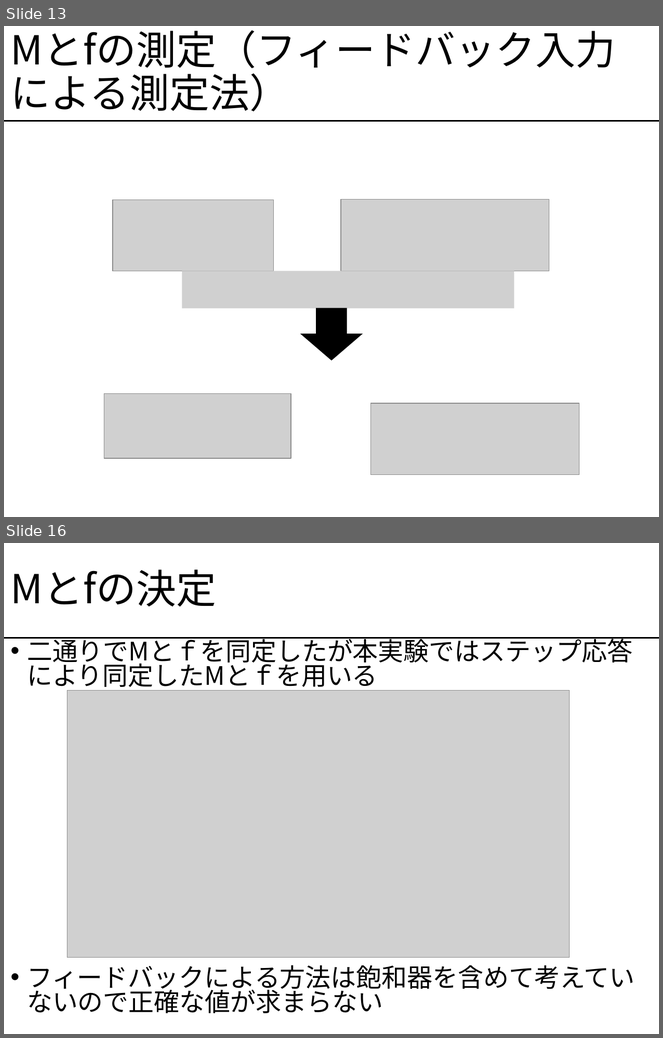
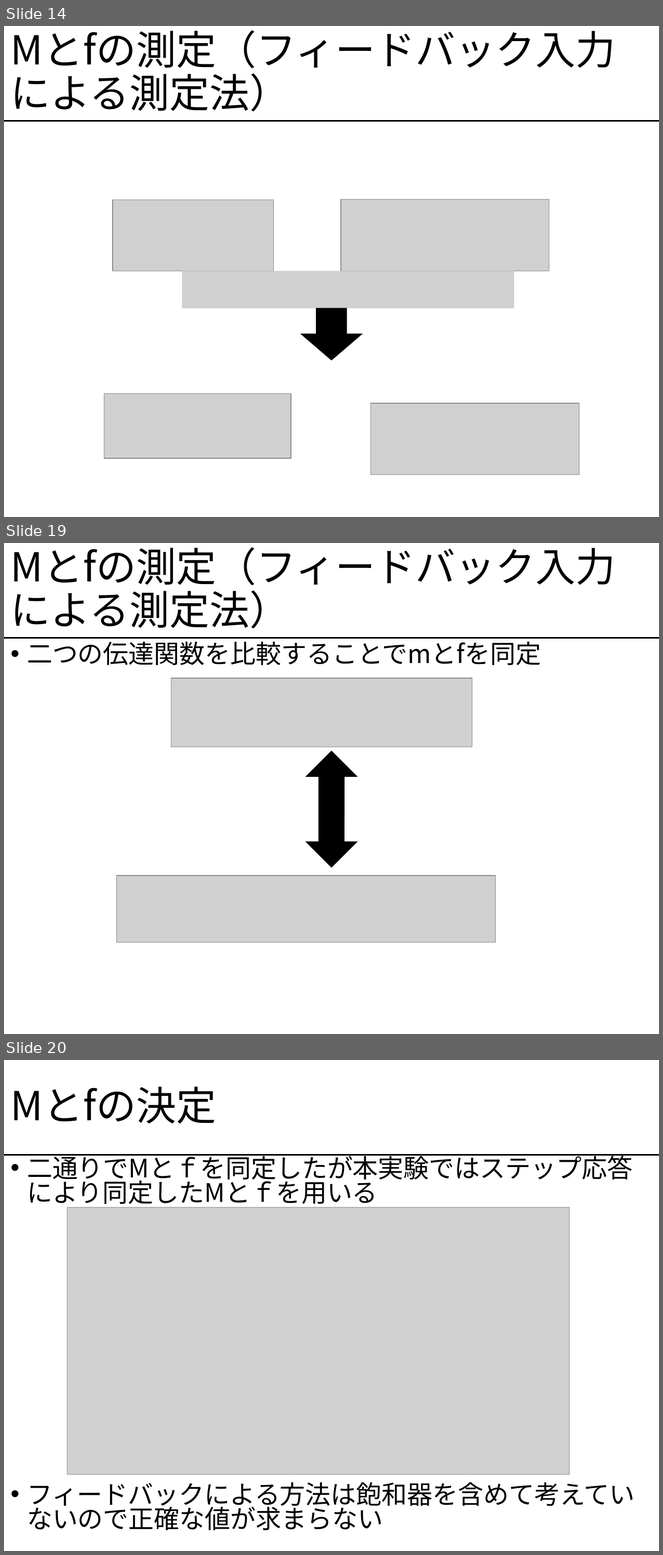
Before and after one commit to rywyr/PTEX, a slide deck: PTEX/gazo/pendulum_prezen.pptx. Shown one above the other, each under a label of ours: slides 13 and 16 before the commit, slides 14, 19 and 20 after it; the slides between them are not shown. The pictures are 663x1038 and 663x1555 pixels, drawn with LibreOffice and Linux fonts; fonts in the diff are those of the drawing; grey boxes stand for pictures. Boxes give left, top, right and bottom in pixels: in the first picture for what was removed or moved away, otherwise in the second. Text is boxed around its words. In the diff, an @@ line names an element or a change of style, - is before the commit and + after.

```diff
--- a/PTEX/gazo/pendulum_prezen.pptx
+++ b/PTEX/gazo/pendulum_prezen.pptx
@@ slide 19 added at <box>4,543,659,1034</box>, background #FFFFFF; not listed: 1 template element that a slide beside it also shows @@
@@ title added at <box>11,547,616,628</box>, 44 pt, text #000000 @@
+Mとfの測定（フィードバック入力による測定法）
@@ text added at <box>27,637,541,665</box>, 28 pt, text #000000 @@
+• 二つの伝達関数を比較することでmとfを同定
@@ picture added at <box>171,678,472,747</box> @@
@@ down arrow added at <box>307,752,357,817</box>, fill #000000, outline #000000 1 pt @@
@@ down arrow added at <box>307,771,357,867</box>, fill #000000, outline #000000 1 pt @@
@@ picture added at <box>117,876,496,943</box> @@
@@ what was slide 13 is now slide 14 @@
@@ what was slide 16 is now slide 20 @@
```
Also in this commit, not shown: 20 slides changed, 7 other slides added, 2 other files.
